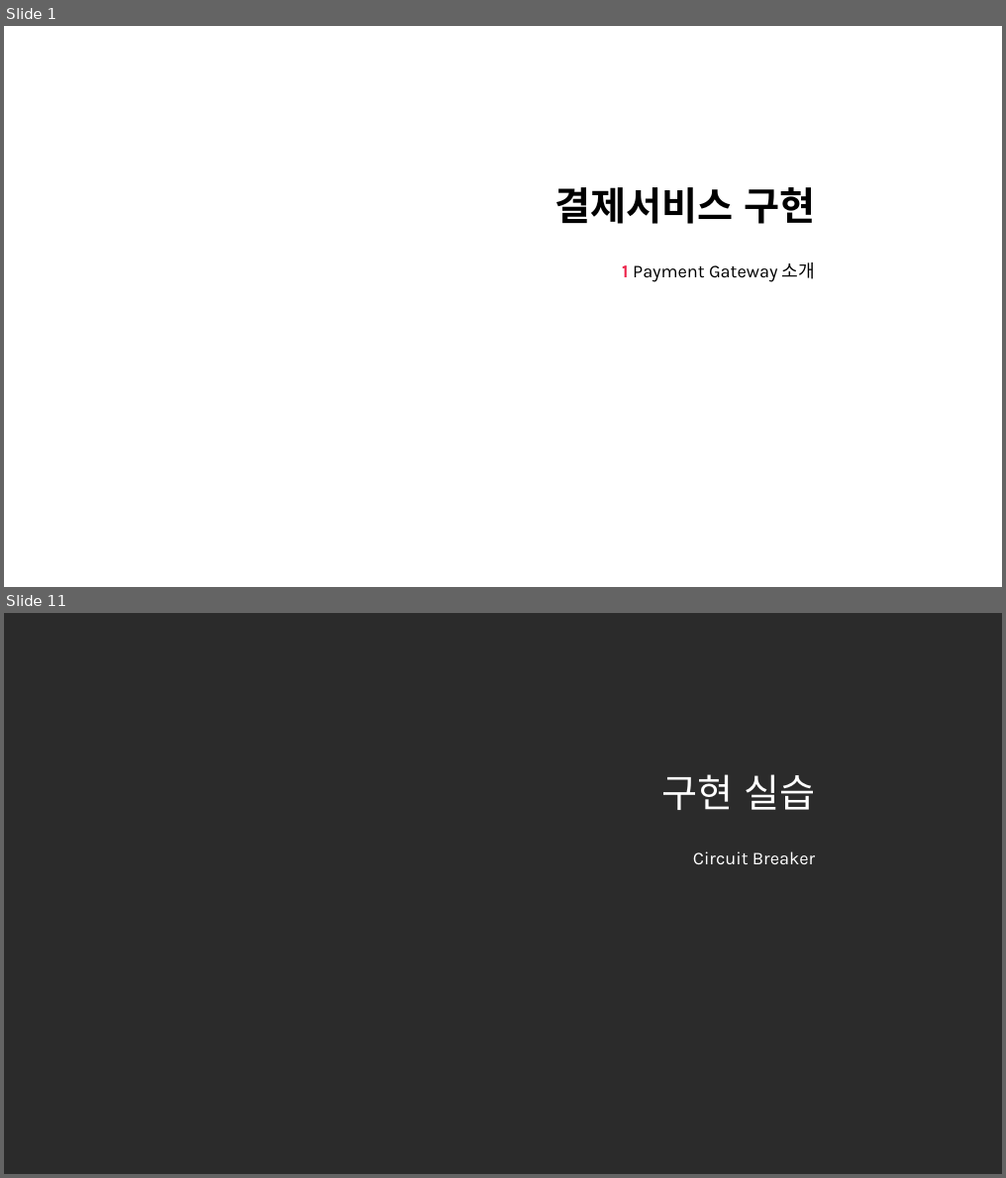
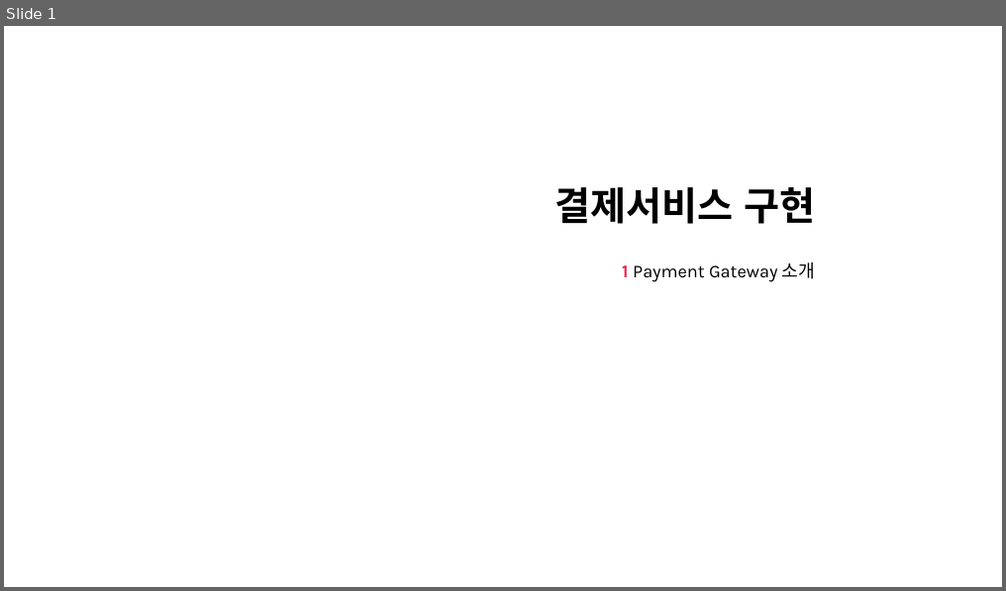
Before and after one commit to nayasis/fastcampus-hyper-webflux, a slide deck: 99.ppt/[Ch4-7. 결제 서비스 구현.pptx. Shown one above the other, each under a label of ours: slides 1 and 11 before the commit, slide 1 after it; the slides between them are not shown. The pictures are 1006x1178 and 1006x591 pixels, drawn with LibreOffice and Linux fonts; fonts in the diff are those of the drawing; background and template pictures are left out; a plain dark background stands for a picture behind light text. Boxes give left, top, right and bottom in pixels: in the first picture for what was removed or moved away, otherwise in the second. Text is boxed around its words. In the diff, an @@ line names an element or a change of style, - is before the commit and + after.

```diff
--- a/99.ppt/[Ch4-7. 결제 서비스 구현.pptx
+++ b/99.ppt/[Ch4-7. 결제 서비스 구현.pptx
@@ slide 11 removed at (x1=4, y1=613, x2=1002, y2=1174), background picture (left out) @@
@@ title removed at (x1=661, y1=774, x2=815, y2=810) @@
-구현 실습
@@ subtitle removed at (x1=693, y1=852, x2=815, y2=864) @@
-Circuit Breaker
```
Also in this commit, not shown: 2 slides changed, 15 slides added, 22 other slides removed.
